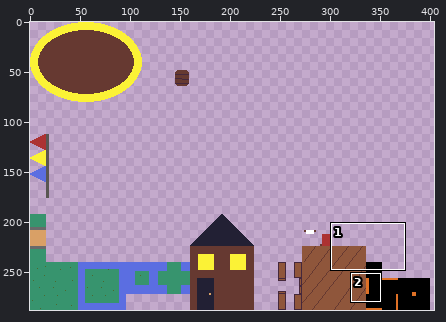
One commit to this sprite sheet: instrument-battle/textures/level.png. The first picture is a wide view before the edit; the outline marks the close-up.
Close-up. Before the commit:
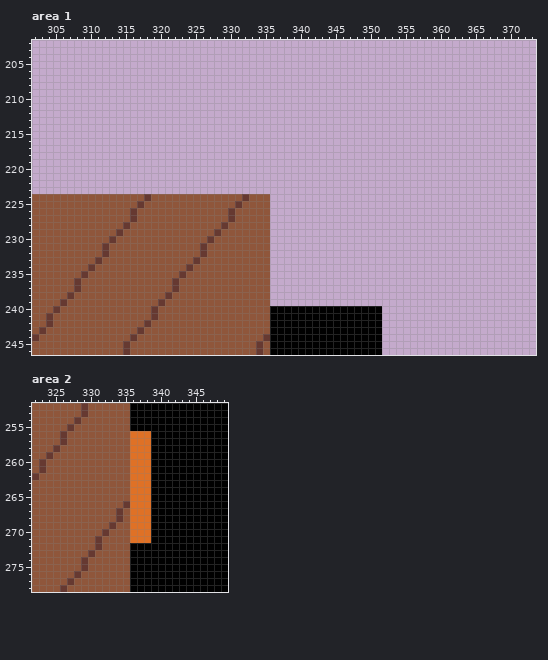
The file is 512x288 pixels. Shown: area 1: x 302..373, y 202..246; area 2: x 322..349, y 252..278. The wide view leaves out empty margins.
The same view after the edit:
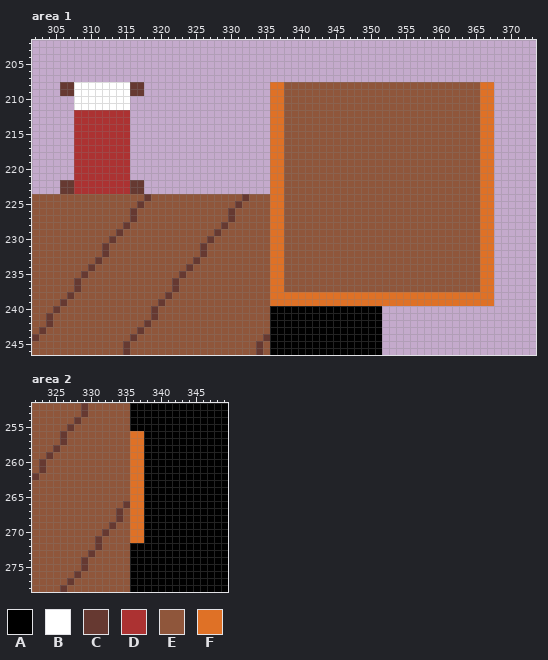
Palette (. is transparent): A #000000  B #ffffff  C #663931  D #ac3232  E #8f563b  F #df7126
From old to new:
Area 1:
y 208..209: x 306..317 ............ -> CCBBBBBBBBCC; x 336..367 ................................ -> FFEEEEEEEEEEEEEEEEEEEEEEEEEEEEFF
y 210..211: x 308..315 ........ -> BBBBBBBB; x 336..367 ................................ -> FFEEEEEEEEEEEEEEEEEEEEEEEEEEEEFF
y 212..221: x 308..315 ........ -> DDDDDDDD; x 336..367 ................................ -> FFEEEEEEEEEEEEEEEEEEEEEEEEEEEEFF
y 222..223: x 306..317 ............ -> CCDDDDDDDDCC; x 336..367 ................................ -> FFEEEEEEEEEEEEEEEEEEEEEEEEEEEEFF
y 224..237: x 336..367 ................................ -> FFEEEEEEEEEEEEEEEEEEEEEEEEEEEEFF
y 238..239: x 336..367 ................................ -> FFFFFFFFFFFFFFFFFFFFFFFFFFFFFFFF
Area 2:
y 256..271: x 338 F -> A
